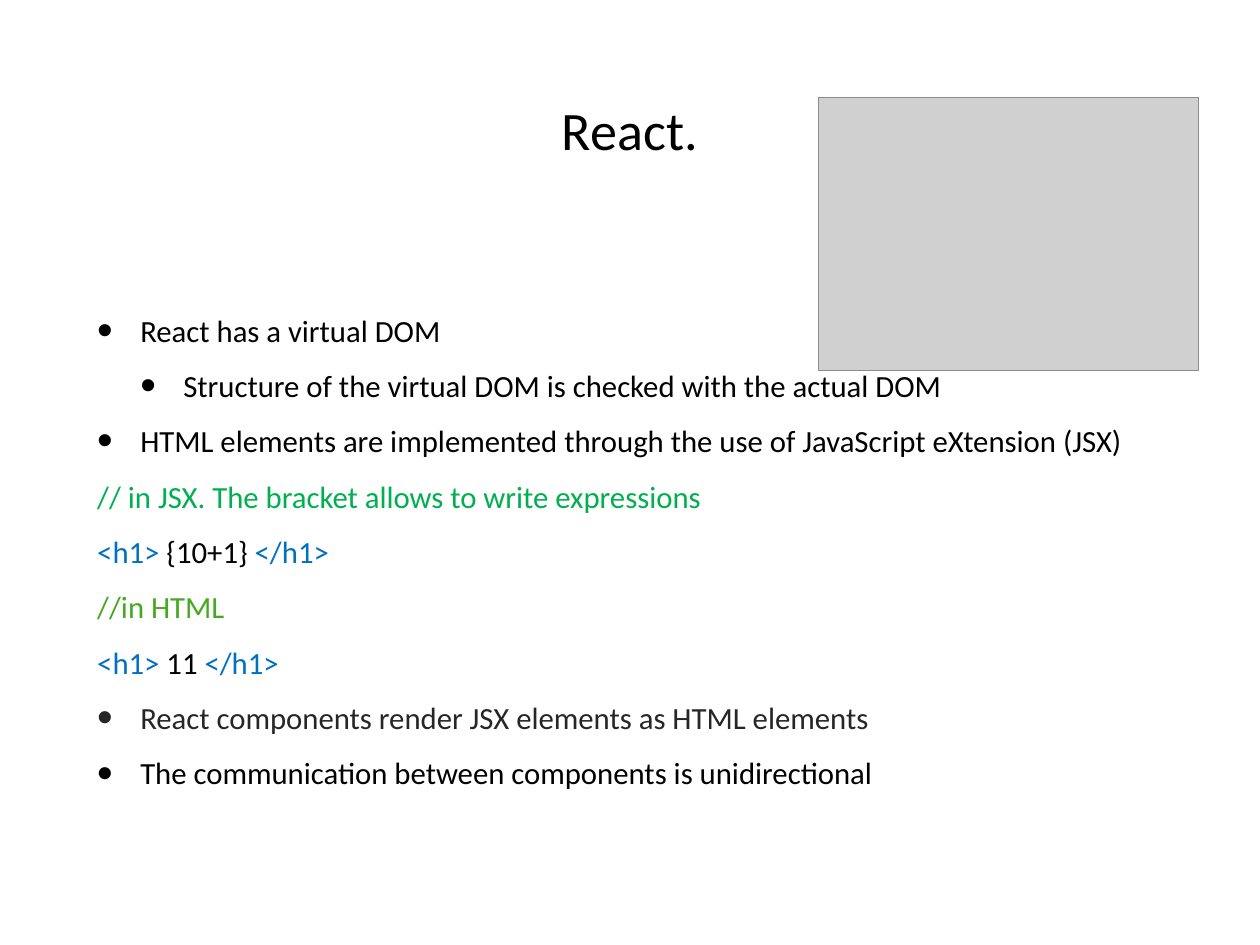
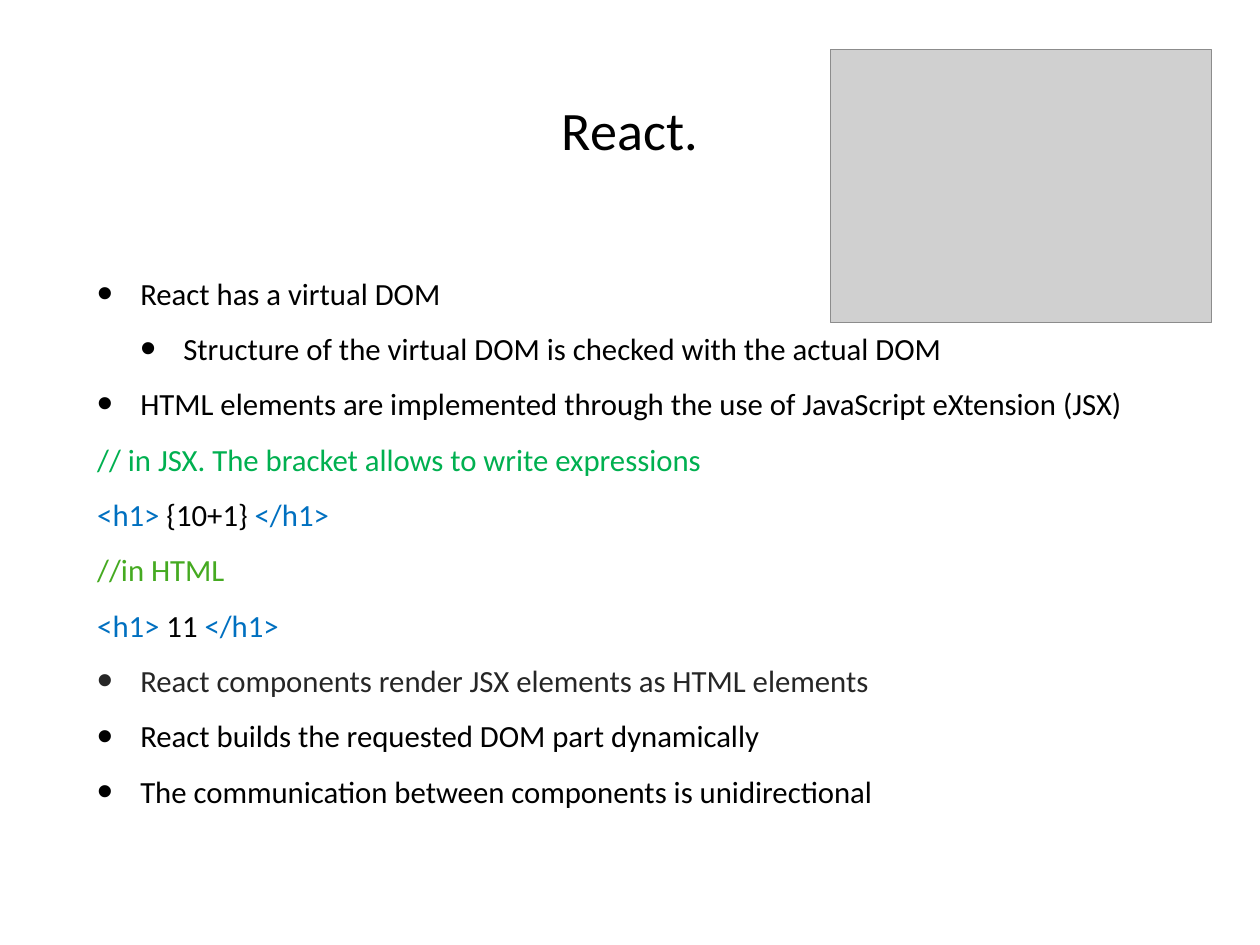
Before and after one commit to hogeschool/Development-5, a slide deck: slide 18 of Lectures/Lecture6/Lesson6.pptx. Drawn at 1260x945 pixels with LibreOffice and Linux fonts; fonts in the diff are those of the drawing; grey boxes stand for pictures. Boxes give left, top, right and bottom in pixels: in the first picture for what was removed or moved away, otherwise in the second. Text is boxed around its words. In the diff, an @@ line names an element or a change of style, - is before the commit and + after.

```diff
--- a/Lectures/Lecture6/Lesson6.pptx
+++ b/Lectures/Lecture6/Lesson6.pptx
@@ picture: place and size @@
-picture at bbox=[819, 97, 1199, 370]
+picture at bbox=[831, 50, 1211, 323]
@@ text at bbox=[140, 725, 759, 752]: paragraph added @@
+• React builds the requested DOM part dynamically
```
Also in this commit, not shown: 1 other slide changed.
